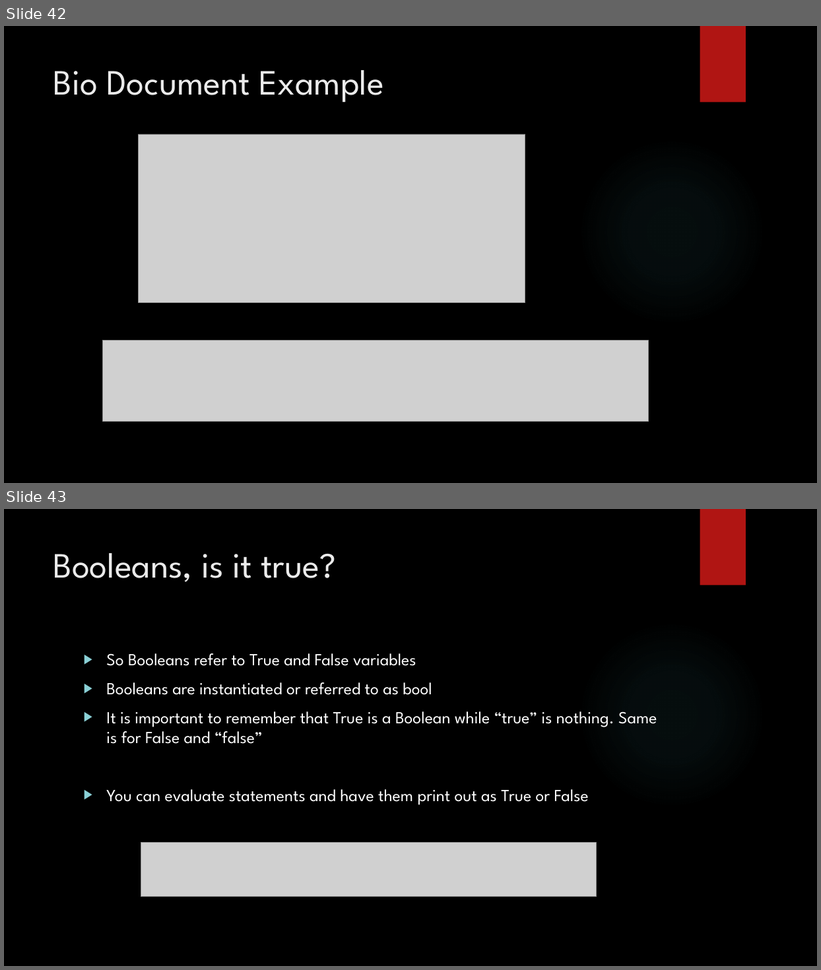
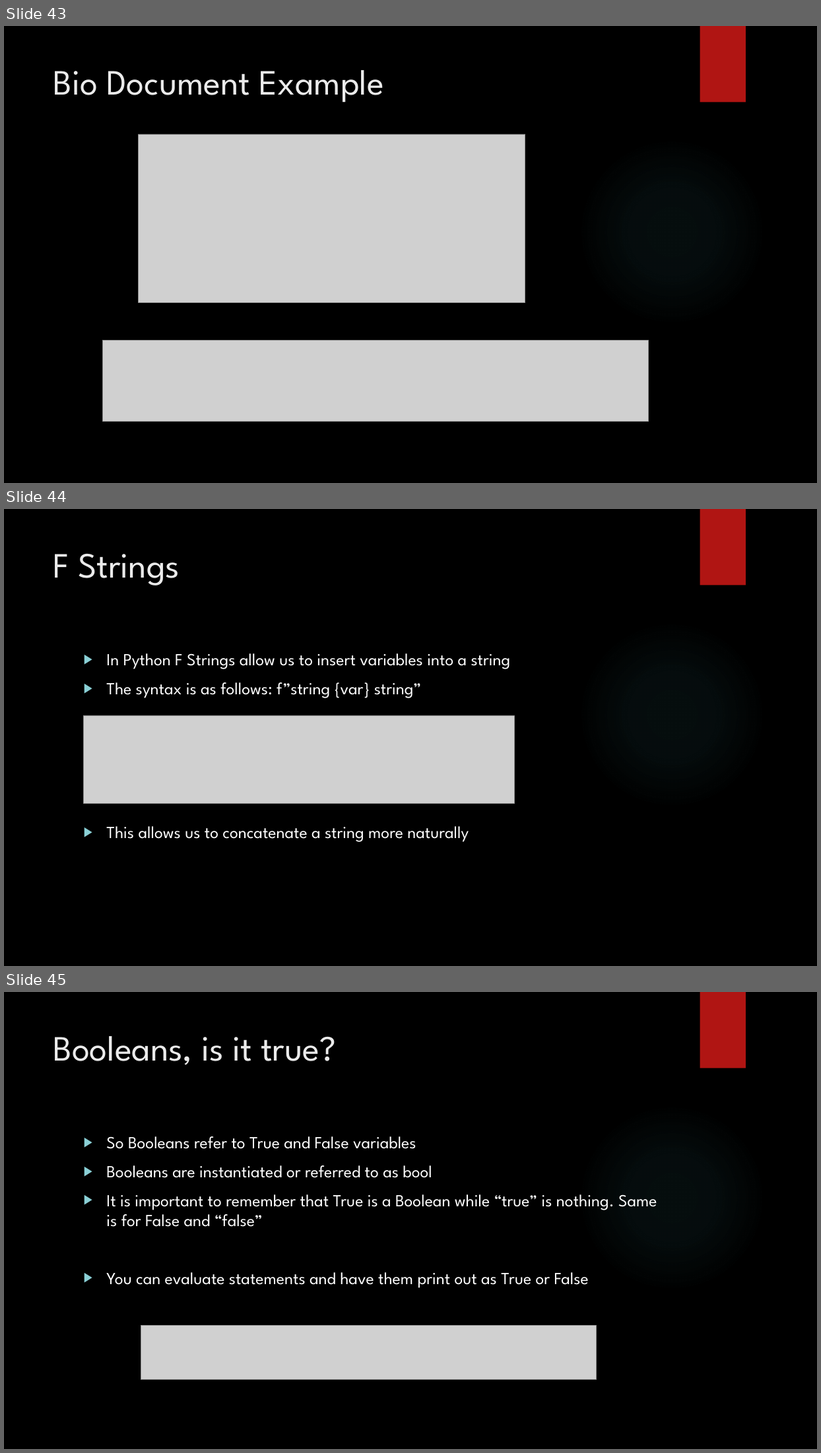
Before and after one commit to siddbose97/pythonWorkshop, a slide deck: pythonpresentation.pptx. Shown one above the other, each under a label of ours: slides 42 and 43 before the commit, slides 43, 44 and 45 after it. The pictures are 821x970 and 821x1453 pixels, drawn with LibreOffice and Linux fonts; fonts in the diff are those of the drawing; grey boxes stand for pictures; background and template pictures are left out. Boxes give left, top, right and bottom in pixels: in the first picture for what was removed or moved away, otherwise in the second. Text is boxed around its words. In the diff, an @@ line names an element or a change of style, - is before the commit and + after.

```diff
--- a/pythonpresentation.pptx
+++ b/pythonpresentation.pptx
@@ slide 44 added at bbox=[4, 509, 817, 966], background picture (left out); not listed: 2 template elements that a slide beside it also shows @@
@@ title added at bbox=[54, 553, 180, 586], 42 pt, text #EBEBEB @@
+F Strings
@@ text added at bbox=[106, 654, 511, 842], 20 pt, text #FFFFFF @@
+▶ In Python F Strings allow us to insert variables into a string
+▶ The syntax is as follows: f”string {var} string”
+▶ This allows us to concatenate a string more naturally
@@ picture added at bbox=[83, 716, 515, 803] @@
@@ what was slide 42 is now slide 43 @@
@@ what was slide 43 is now slide 45 @@
```
Also in this commit, not shown: 2 slides changed, 2 other slides added, 5 other files.
